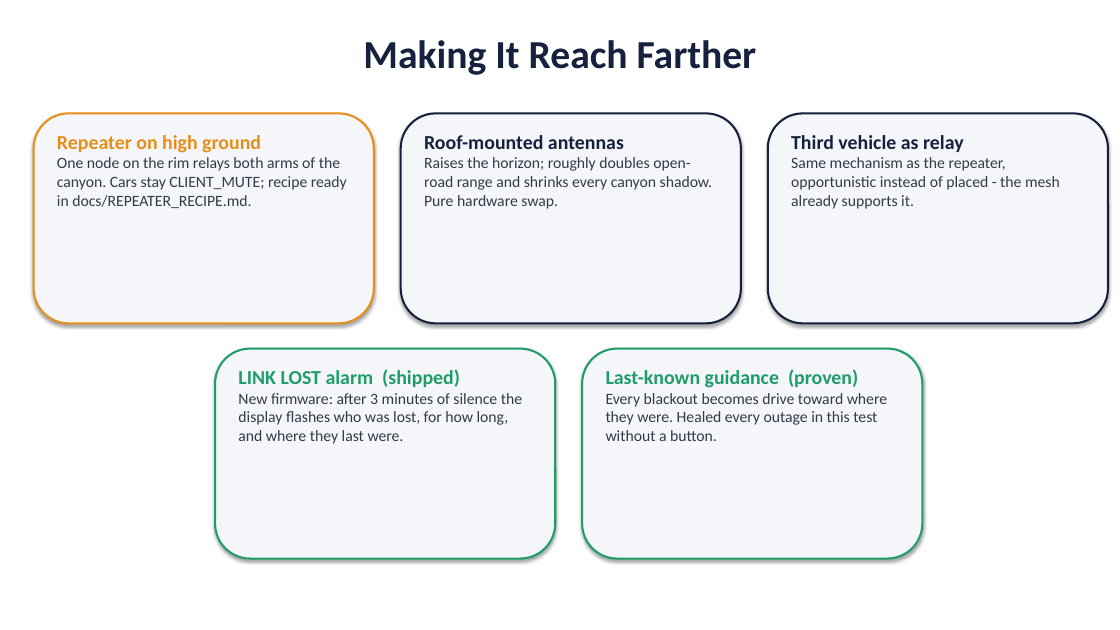
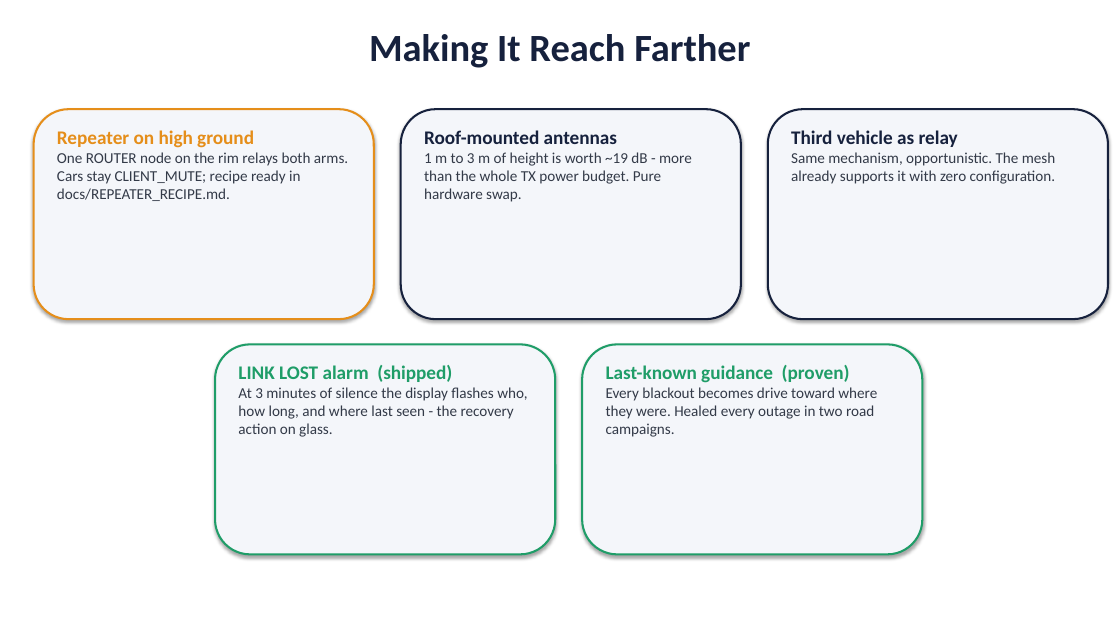
Before and after one commit to deosgracius/offgrid-vehicle-tracker, a slide deck: slide 11 of docs/presentations/Canyon_Demo_Presentation.pptx (slide 9 before the commit). Drawn at 1120x630 pixels with LibreOffice and Linux fonts; fonts in the diff are those of the drawing. Boxes give left, top, right and bottom in pixels: in the first picture for what was removed or moved away, otherwise in the second. Text is boxed around its words. In the diff, an @@ line names an element or a change of style, - is before the commit and + after.

```diff
--- a/docs/presentations/Canyon_Demo_Presentation.pptx
+++ b/docs/presentations/Canyon_Demo_Presentation.pptx
@@ text "Making It Reach Farther" at [369,34,750,68]: size 34 to 33 pt @@
@@ text at [57,130,254,148]: size 17 to 16.5 pt in "Repeater on high ground" @@
@@ text at [424,130,617,144]: size 17 to 16.5 pt in "Roof-mounted antennas" @@
@@ text at [791,130,958,147]: size 17 to 16.5 pt in "Third vehicle as relay" @@
@@ text at [57,152,348,201]: text changed; size 13.5 to 13 pt @@
-One node on the rim relays both arms of the canyon. Cars stay CLIENT_MUTE; recipe ready in docs/REPEATER_RECIPE.md.
+One ROUTER node on the rim relays both arms. Cars stay CLIENT_MUTE; recipe ready in docs/REPEATER_RECIPE.md.
@@ text at [424,152,692,202]: text changed; size 13.5 to 13 pt @@
-Raises the horizon; roughly doubles open-road range and shrinks every canyon shadow. Pure hardware swap.
+1 m to 3 m of height is worth ~19 dB - more than the whole TX power budget. Pure hardware swap.
@@ text at [791,152,1056,184]: text changed; size 13.5 to 13 pt @@
-Same mechanism as the repeater, opportunistic instead of placed - the mesh already supports it.
+Same mechanism, opportunistic. The mesh already supports it with zero configuration.
@@ 5 rounded rectangles: place and size @@
-5 rounded rectangles at [34,113,1108,559]
+5 rounded rectangles at [34,109,1108,555]
@@ text at [238,387,527,437]: text changed; size 13.5 to 13 pt @@
-New firmware: after 3 minutes of silence the display flashes who was lost, for how long, and where they last were.
+At 3 minutes of silence the display flashes who, how long, and where last seen - the recovery action on glass.
@@ text at [238,365,452,382]: size 17 to 16.5 pt in "LINK LOST alarm (shipped)" @@
@@ text at [606,387,877,437]: text changed; size 13.5 to 13 pt @@
-Every blackout becomes drive toward where they were. Healed every outage in this test without a button.
+Every blackout becomes drive toward where they were. Healed every outage in two road campaigns.
@@ text at [606,365,850,383]: size 17 to 16.5 pt in "Last-known guidance (proven)" @@
```
Also in this commit, not shown: 7 other slides changed, 4 slides added, 1 slide removed, 7 other files.
